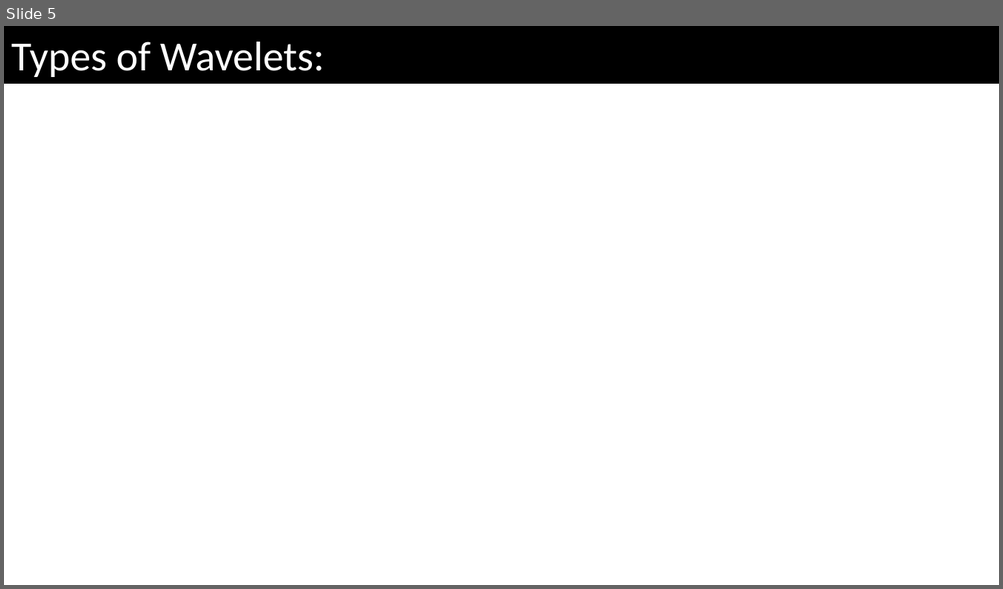
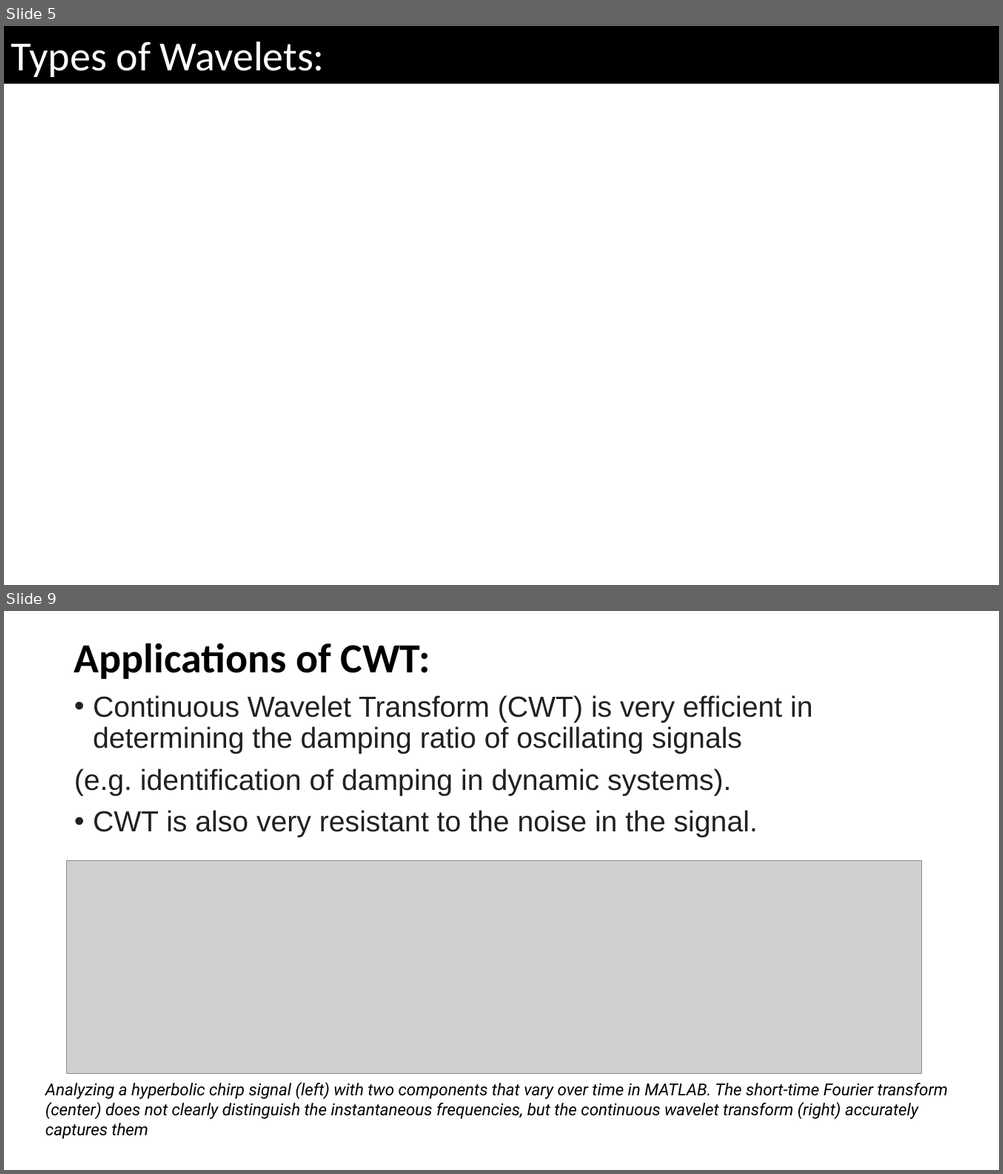
Before and after one commit to CodeBlocker007/Wavelet-Analysis, a slide deck: WaveletAnalysis.pptx. Shown one above the other, each under a label of ours: slide 5 before the commit, slides 5 and 9 after it; the slides between them are not shown. The pictures are 1003x589 and 1003x1174 pixels, drawn with LibreOffice and Linux fonts; fonts in the diff are those of the drawing; grey boxes stand for pictures; background and template pictures are left out. Boxes give left, top, right and bottom in pixels: in the first picture for what was removed or moved away, otherwise in the second. Text is boxed around its words. In the diff, an @@ line names an element or a change of style, - is before the commit and + after.

```diff
--- a/WaveletAnalysis.pptx
+++ b/WaveletAnalysis.pptx
@@ slide 9 added at (4, 611, 999, 1170), background #FFFFFF @@
@@ title added at (74, 643, 430, 679), 40 pt, text #000000, bold @@
+Applications of CWT:
@@ text added at (74, 695, 813, 837), 28 pt, text #202122 @@
+• Continuous Wavelet Transform (CWT) is very efficient in determining the damping ratio of oscillating signals
+(e.g. identification of damping in dynamic systems).
+• CWT is also very resistant to the noise in the signal.
@@ picture added at (67, 861, 922, 1074) @@
@@ text added at (45, 1082, 948, 1119), 16 pt, text #000000, italic @@
+Analyzing a hyperbolic chirp signal (left) with two components that vary over time in MATLAB. The short-time Fourier transform (center) does not clearly distinguish the instantaneous frequencies, but the continuous wavelet transform (right) accurately captures them
```
Also in this commit, not shown: 2 slides changed, 4 other slides added, 1 slide removed, 5 other files.
